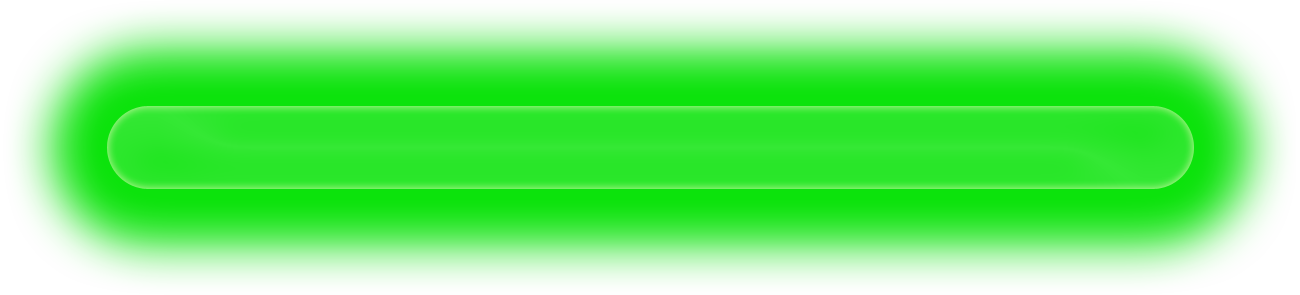
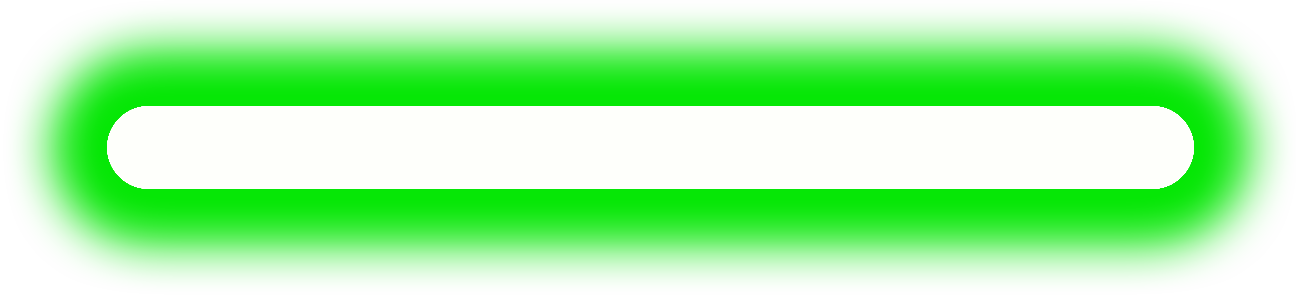
The second 1300x295 image is a revision of the first. Changes to its layers:
added layer "Layer 2" above "Layer 1" over [49, 44, 1252, 251]
painted on "Layer 1" over [49, 44, 1252, 251]
